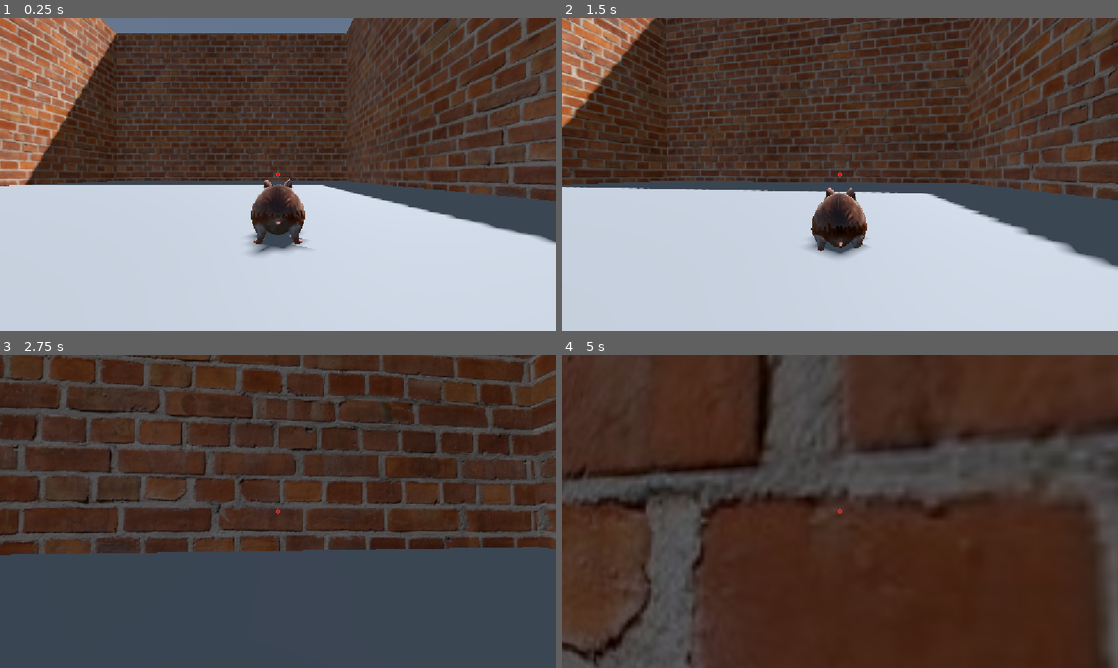
Above: before the commit, frames 1-4 (two rows, left to right).
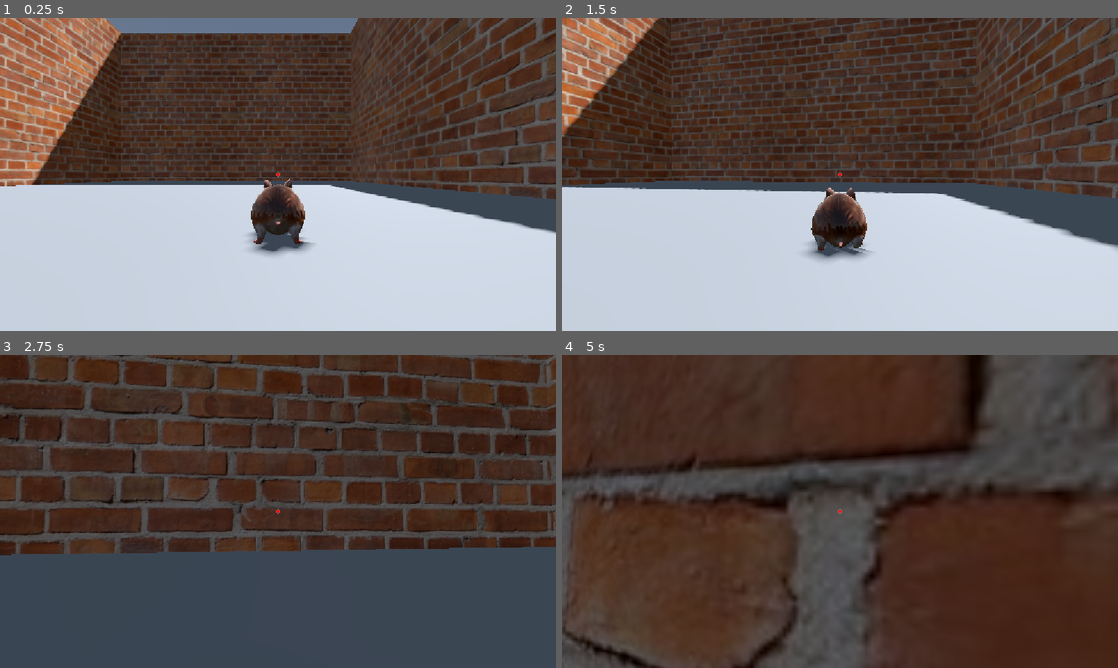
Above: after the commit, the same moments.

Repository: magnolia345/MicroStride
Game: Godot game, scene res://world.tscn
Same seed, same stepped clock (60 frames per second), same inputs: the game is played once before the commit and once after it.
Inputs (mouse positions are in pixels of both pictures, inside the frame that each line leads up to):
- Up to frame 1 (0.25 s): no input
- Up to frame 2 (1.5 s): tap Enter (ui_accept) at 0.5, 0.77 s; move the mouse to (867, 174) at 0.52 s; hold Up (move_up) from 0.53 s (still down); tap 1 at 0.6 s; move the mouse to (812, 174) at 1.27 s; tap 2 at 1.35 s
- Up to frame 3 (2.75 s): keep holding Up (move_up); tap Enter (ui_accept) at 1.52 s; move the mouse to (289, 505) at 2.02 s; tap V at 2.1 s
- Up to frame 4 (5 s): keep holding Up (move_up); move the mouse to (834, 517) at 2.77 s; tap E at 2.85 s; tap Enter (ui_accept) at 3.02, 3.77, 4.25, 4.52 s; move the mouse to (878, 514) at 3.52 s; hold Tab 3.53-4.28 s; move the mouse to (795, 508) at 4.27 s; tap C at 4.35 s

The runs differ from the first frame. In frame 1, 15% of the frame differs, in the area x 0-100%, y 0-76%; in frame 2, 15%; in frame 3, 12%; in frame 4, 33%, in the area x 0-100%, y 0-100%.

Commit message:
stuff

Diff:
--- /dev/null
+++ b/Enemy.gd
@@ -0,0 +1,23 @@
+extends CharacterBody3D
+
+var delay = 0.0
+var speed = 5.0
+@onready var animation = $Sketchfab_Scene/AnimationPlayer
+@onready var mesh = $Sketchfab_Scene
+
+
+
+func _physics_process(delta: float) -> void:
+	if not is_on_floor():
+		velocity += get_gravity() * delta
+
+	velocity.z = speed
+
+	delay += delta
+	if delay > 2.0:
+		delay = 0.0
+		speed = -speed
+		mesh.rotate_y(PI) # Rotates 180 degrees cleanly without inverting scale
+
+	move_and_slide()
+	animation.play("GltfAnimation 0")
--- /dev/null
+++ b/enemy.tscn
@@ -0,0 +1,23 @@
+[gd_scene format=3 uid="uid://vpgaoevd0fc0"]
+
+[ext_resource type="Script" uid="uid://buixie7a1ykgh" path="res://Enemy.gd" id="1_4gyqm"]
+[ext_resource type="PackedScene" uid="uid://dldmbhh7lm3ty" path="res://Assets/Enemy/cat_walk.glb" id="1_7k104"]
+
+[sub_resource type="BoxShape3D" id="BoxShape3D_8ey20"]
+size = Vector3(11.182617, 36.112663, 65.98503)
+
+[node name="Enemy" type="Node3D" unique_id=179015339]
+
+[node name="CharacterBody3D" type="CharacterBody3D" parent="." unique_id=510682983]
+script = ExtResource("1_4gyqm")
+
+[node name="Sketchfab_Scene" parent="CharacterBody3D" unique_id=616990714 instance=ExtResource("1_7k104")]
+
+[node name="CollisionShape3D" type="CollisionShape3D" parent="CharacterBody3D" unique_id=1570963556]
+transform = Transform3D(1, 0, 0, 0, 1, 0, 0, 0, 1, 0, 17.556332, 18.138403)
+shape = SubResource("BoxShape3D_8ey20")
+
+[node name="RayCast3D" type="RayCast3D" parent="CharacterBody3D" unique_id=2026970862]
+target_position = Vector3(0, 0, 0)
+
+[editable path="CharacterBody3D/Sketchfab_Scene"]
--- a/world.tscn
+++ b/world.tscn
@@ -4,6 +4,7 @@
 [ext_resource type="Texture2D" uid="uid://bbfj3yrl4srjj" path="res://Assets/Brick.jpg" id="3_036b0"]
 [ext_resource type="Texture2D" uid="uid://6k3jrsshqkqn" path="res://Assets/Brick2.jpg" id="4_dwbse"]
 [ext_resource type="Texture2D" uid="uid://csfjbimh3ptw" path="res://Assets/Wood.jpeg" id="5_036b0"]
+[ext_resource type="PackedScene" uid="uid://vpgaoevd0fc0" path="res://enemy.tscn" id="5_dwbse"]
 
 [sub_resource type="ProceduralSkyMaterial" id="ProceduralSkyMaterial_f3sb7"]
 sky_horizon_color = Color(0.66224277, 0.6717428, 0.6867428, 1)
@@ -39,7 +40,7 @@
 [node name="Tools" type="Node3D" parent="." unique_id=417204924]
 
 [node name="Floor" type="CSGBox3D" parent="." unique_id=619382433]
-transform = Transform3D(1, -1.4901161e-08, -1.4901161e-08, -1.4901161e-08, 1, -2.9802322e-08, -1.4901161e-08, 0, 1, -9.752838, -0.38549995, 1.550292)
+transform = Transform3D(1, -1.4901161e-08, -1.4901161e-08, -1.4901161e-08, 1, -2.9802322e-08, -1.4901161e-08, 0, 1, 5.4017324, -0.38549995, 1.550292)
 use_collision = true
 size = Vector3(26.666077, 0.2290039, 20.86084)
 
@@ -64,18 +65,22 @@
 use_collision = true
 size = Vector3(20.843018, 0.383667, 6.9039)
 
+[node name="Door1" type="CSGBox3D" parent="Wall0" unique_id=153195010]
+transform = Transform3D(-4.371139e-08, -4.371139e-08, 1, -1, 1.9106855e-15, -4.371139e-08, 0, -1, -4.371139e-08, 5.183545, -11.1834345, -1.3396168)
+operation = 2
+
 [node name="Wall90" type="CSGCombiner3D" parent="." unique_id=1728322002]
 transform = Transform3D(-4.371139e-08, -1, 0, -4.371139e-08, 1.9106855e-15, -1, 1, -4.371139e-08, -4.371139e-08, -7.693008, 3.1768575, 1.5504341)
 material_override = SubResource("StandardMaterial3D_aqk2v")
 use_collision = true
 
 [node name="Wall1" type="CSGBox3D" parent="Wall90" unique_id=1859521289]
-transform = Transform3D(-4.371139e-08, -1, 0, 1, -4.371139e-08, 0, 0, 0, 1, 10.214051, 2.1185317, -4.7683716e-07)
+transform = Transform3D(-4.371139e-08, -1, 0, 1, -4.371139e-08, 0, 0, 0, 1, 10.214052, -13.332294, -4.7683716e-07)
 use_collision = true
 size = Vector3(26.498383, 0.383667, 6.9039)
 
 [node name="Wall2" type="CSGBox3D" parent="Wall90" unique_id=1591866153]
-transform = Transform3D(-4.371139e-08, -1, 0, 1, -4.371139e-08, 0, 0, 0, 1, -10.220119, 2.1185327, 2.3841858e-07)
+transform = Transform3D(-4.371139e-08, -1, 0, 1, -4.371139e-08, 0, 0, 0, 1, -10.220119, -13.042144, 2.3841858e-07)
 use_collision = true
 size = Vector3(26.498383, 0.383667, 6.9039)
 
@@ -90,3 +95,22 @@
 [node name="Platform2" type="CSGBox3D" parent="Room1" unique_id=849235134]
 transform = Transform3D(1, 0, 0, 0, 0.9986112, -0.05268472, 0, 0.05268472, 0.9986112, 2.9916472, 0.722, 1.4058714)
 size = Vector3(0.5043335, 0.11425781, 1)
+
+[node name="Platform3" type="CSGBox3D" parent="Room1" unique_id=95922863]
+transform = Transform3D(1, 0, 0, 0, 0.99062306, 0.13662344, 0, -0.13662344, 0.99062306, 2.9916472, 1.4367828, 2.8219564)
+size = Vector3(0.5043335, 0.11425781, 1)
+
+[node name="Platform4" type="CSGBox3D" parent="Room1" unique_id=910695338]
+transform = Transform3D(1, 0, 0, 0, 0.9999814, -0.006098971, 0, 0.006098971, 0.9999814, 2.9916472, 2.2021015, 4.0493393)
+size = Vector3(0.5043335, 0.11425781, 1)
+
+[node name="Platform5" type="CSGBox3D" parent="Room1" unique_id=1332313661]
+transform = Transform3D(1, 0, 0, 0, 0.9813566, -0.19219592, 0, 0.19219592, 0.9813566, 2.9916472, 2.8697543, 5.2466655)
+size = Vector3(0.5043335, 0.11425781, 1)
+
+[node name="Platform6" type="CSGBox3D" parent="Room1" unique_id=1538853055]
+transform = Transform3D(1, 0, 0, 0, 0.9881116, 0.15373819, 0, -0.15373819, 0.9881116, 2.9916472, 3.5488791, 6.7484555)
+size = Vector3(0.5043335, 0.11425781, 1)
+
+[node name="Enemy" parent="." unique_id=179015339 instance=ExtResource("5_dwbse")]
+transform = Transform3D(0.02, 0, 0, 0, 0.02, 0, 0, 0, 0.02, 0, 0, 0)
Binary file added: Assets/Enemy/cat_walk.glb
Not shown, added: Assets/Enemy/cat_walk.glb.import
Binary file added: Assets/Enemy/cat_walk_0.jpg
Not shown, added: Assets/Enemy/cat_walk_0.jpg.import
Binary file added: Assets/Enemy/cat_walk_1.png
Not shown, added: Assets/Enemy/cat_walk_1.png.import
Not shown, added: Enemy.gd.uid
Not shown, added: Assets/Enemy/.DS_Store
